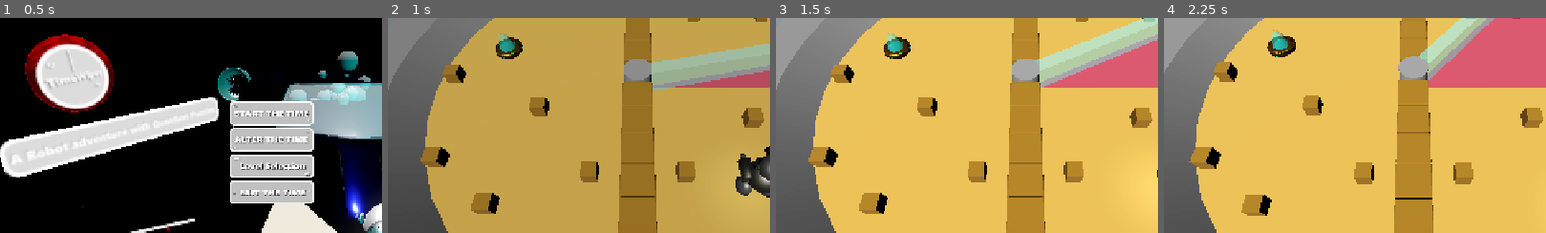
Above: before the commit, frames 1-4 (left to right).
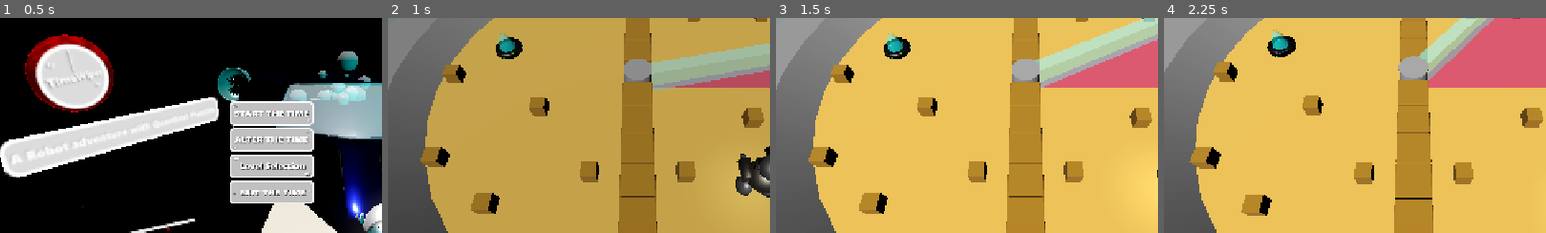
Above: after the commit, the same moments.

Repository: MisterIXI/gmtk25
Game: Godot game, scene res://scenes/levels/main_menu.tscn
Same seed, same stepped clock (60 frames per second), same inputs: the game is played once before the commit and once after it.
Inputs (mouse positions are % of the whole screen's width and height, from its top left):
- Up to frame 1 (0.5 s): no input
- Up to frame 2 (1 s): click (53, 45) at 0.5 s
- Up to frame 3 (1.5 s): tap Enter at 1.25 s; move the mouse to (72, 45) at 1.27 s; hold D (move_right) from 1.28 s (still down); hold E (interact) from 1.28 s (still down)
- Up to frame 4 (2.25 s): tap Space (jump) at 1.52 s; move the mouse to (30, 55) at 2.02 s; release D (move_right) at 2.03 s; release E (interact) at 2.03 s; hold S (move_down) from 2.03 s (still down); tap Mouse wheel up (zoom_in) at 2.1 s
The pictures show only the part of the screen within x 17-67%, y 23-73%; the shares and areas given below are measured in that part.

Frame 1 is identical in both runs. In frame 2, 0.3% of the frame differs, in the area x 28-35%, y 8-20%; in frame 3, 0.3%; in frame 4, 0.4%, in the area x 27-35%, y 8-19%.

Commit message:
added portal main mesh color immunity

Diff:
--- a/scenes/Entities/portal/portal_base.tscn
+++ b/scenes/Entities/portal/portal_base.tscn
@@ -481,7 +481,7 @@
 
 [node name="Portal_base" type="Node3D" parent="."]
 
-[node name="Portal" type="MeshInstance3D" parent="Portal_base"]
+[node name="Portal" type="MeshInstance3D" parent="Portal_base" groups=["color_immunity"]]
 mesh = SubResource("ArrayMesh_8nac6")
 skeleton = NodePath("")
 
